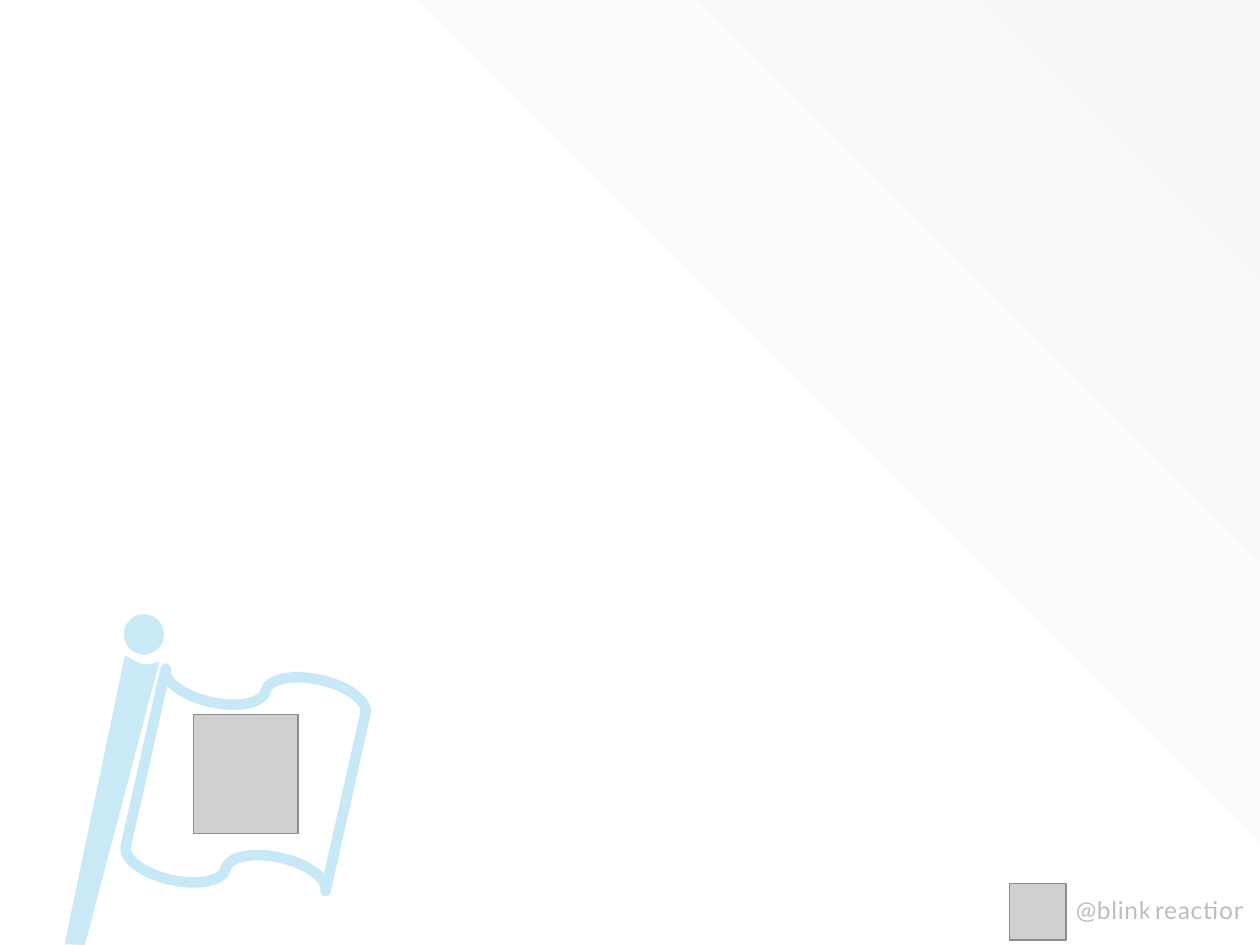
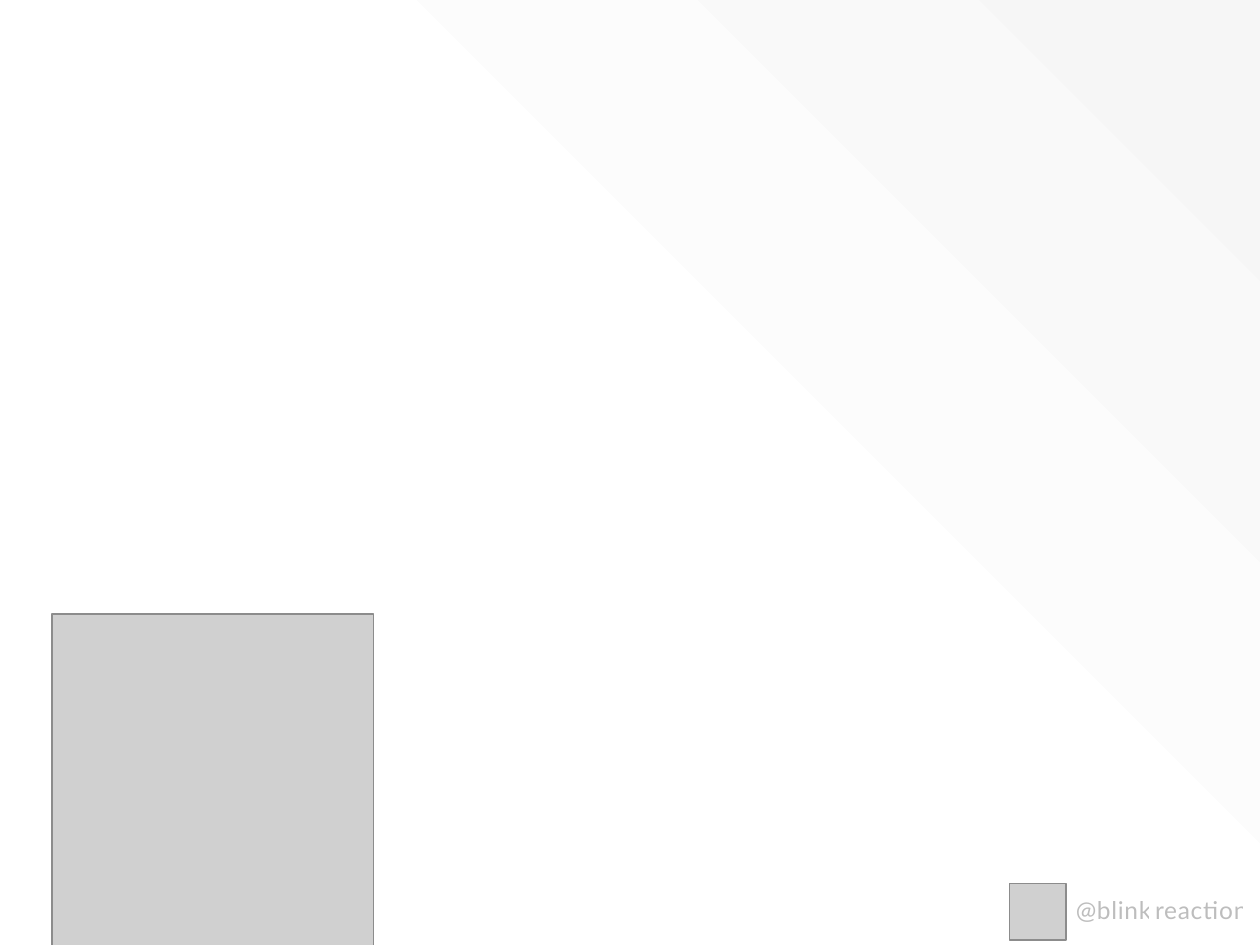
Before and after one commit to socketwench/portingFlagToDrupal8, a slide deck: slide 1 of src/flagOnD8.pptx. Drawn at 1260x945 pixels with LibreOffice and Linux fonts; fonts in the diff are those of the drawing; grey boxes stand for pictures. Boxes give left, top, right and bottom in pixels: in the first picture for what was removed or moved away, otherwise in the second. Text is boxed around its words. In the diff, an @@ line names an element or a change of style, - is before the commit and + after.

```diff
--- a/src/flagOnD8.pptx
+++ b/src/flagOnD8.pptx
@@ picture added at [52,614,373,945] @@
@@ ellipse removed at [123,614,164,654] @@
@@ freeform shape removed at [64,655,159,945] @@
@@ flow chart punched tape removed at [121,646,370,913] @@
@@ picture removed at [193,714,297,833] @@
```
Also in this commit, not shown: 12 other slides changed, 3 slides added, 16 other files.
